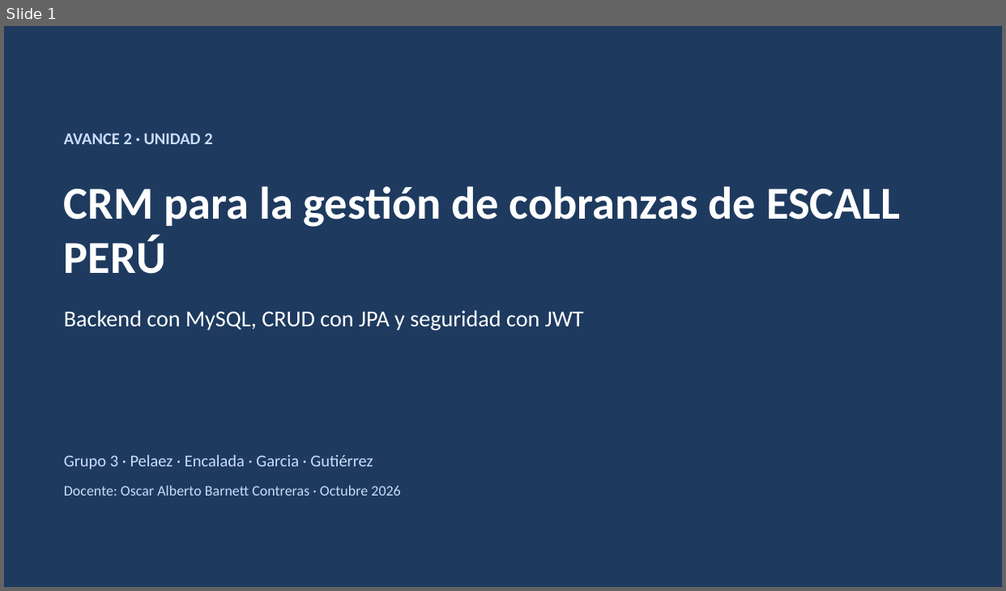
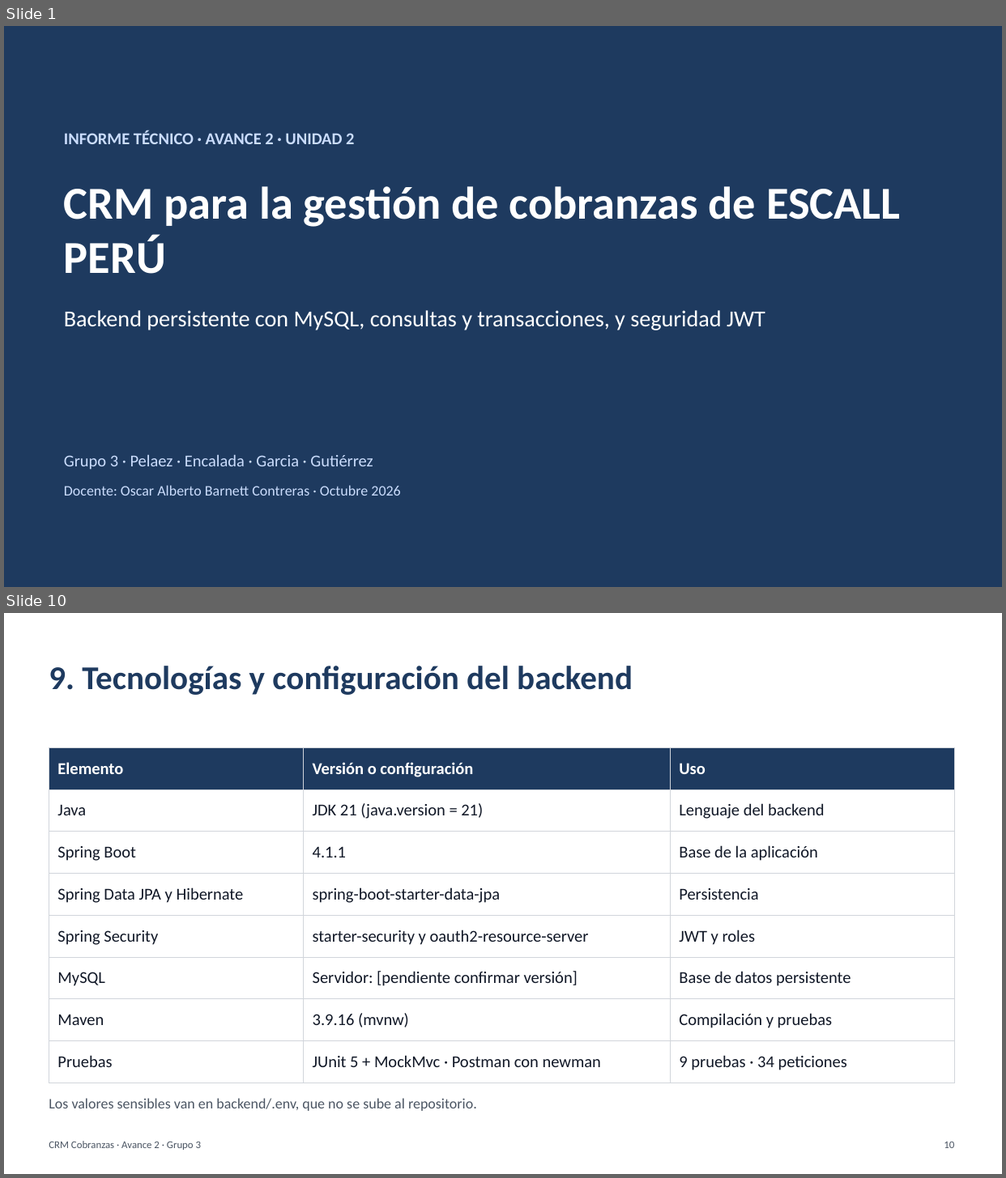
Before and after one commit to PaoloPelaezVillanueva/web, a slide deck: docs/avance-2/Presentacion_Avance_2_CRM_Cobranzas.pptx. Shown one above the other, each under a label of ours: slide 1 before the commit, slides 1 and 10 after it; the slides between them are not shown. The pictures are 1006x591 and 1006x1178 pixels, drawn with LibreOffice and Linux fonts; fonts in the diff are those of the drawing. Boxes give left, top, right and bottom in pixels: in the first picture for what was removed or moved away, otherwise in the second. Text is boxed around its words. In the diff, an @@ line names an element or a change of style, - is before the commit and + after.

Commit message:
Reestructura informe y presentacion segun la rubrica de 12 criterios
- Informe: 12 rubros en el orden de la estructura institucional.
- Consultas JPQL y transacciones documentadas con evidencia.
- Seguridad con usuarios de prueba, reglas por recurso y ejemplos 401/403/404/200.
- Tecnologias con versiones; persistencia tras reinicio marcada como pendiente (MySQL).
- Presentacion con el mismo orden que el informe.

```diff
--- a/docs/avance-2/Presentacion_Avance_2_CRM_Cobranzas.pptx
+++ b/docs/avance-2/Presentacion_Avance_2_CRM_Cobranzas.pptx
@@ slide 10 added at (4, 613, 1002, 1174), background #FFFFFF @@
@@ text added at (49, 666, 633, 695), 32 pt, text #1E3A5F, bold @@
+9. Tecnologías y configuración del backend
@@ table added at (49, 747, 955, 1074), 8 rows, 3 columns @@
+Elemento | Versión o configuración | Uso
+Java | JDK 21 (java.version = 21) | Lenguaje del backend
+Spring Boot | 4.1.1 | Base de la aplicación
+Spring Data JPA y Hibernate | spring-boot-starter-data-jpa | Persistencia
+Spring Security | starter-security y oauth2-resource-server | JWT y roles
+MySQL | Servidor: [pendiente confirmar versión] | Base de datos persistente
+Maven | 3.9.16 (mvnw) | Compilación y pruebas
+Pruebas | JUnit 5 + MockMvc · Postman con newman | 9 pruebas · 34 peticiones
@@ text added at (49, 1098, 477, 1111), 14 pt, text #4B5563 @@
+Los valores sensibles van en backend/.env, que no se sube al repositorio.
@@ text added at (49, 1141, 201, 1150), 10 pt, text #4B5563 @@
+CRM Cobranzas · Avance 2 · Grupo 3
@@ text added at (944, 1142, 954, 1148), 10 pt, text #4B5563 @@
+10
@@ slide 1 changed as well @@
@@ text at (64, 130, 354, 144): text changed @@
-AVANCE 2 · UNIDAD 2
+INFORME TÉCNICO · AVANCE 2 · UNIDAD 2
@@ text at (64, 310, 765, 331): text changed @@
-Backend con MySQL, CRUD con JPA y seguridad con JWT
+Backend persistente con MySQL, consultas y transacciones, y seguridad JWT
```
Also in this commit, not shown: 1 other slide changed, 10 other slides added, 9 slides removed, 1 other file.
